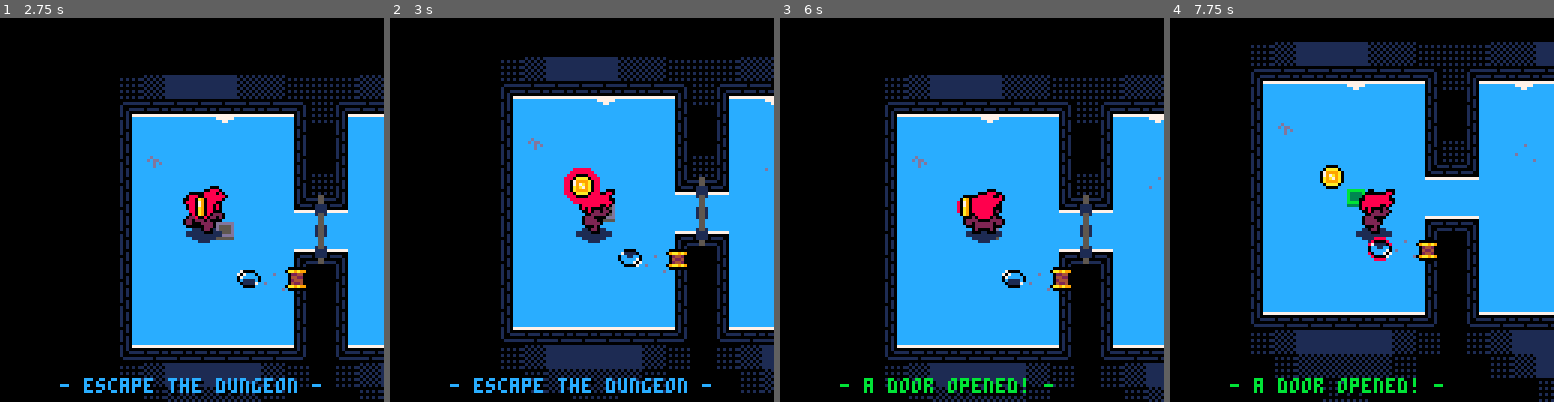
Above: before the commit, frames 1-4 (left to right).
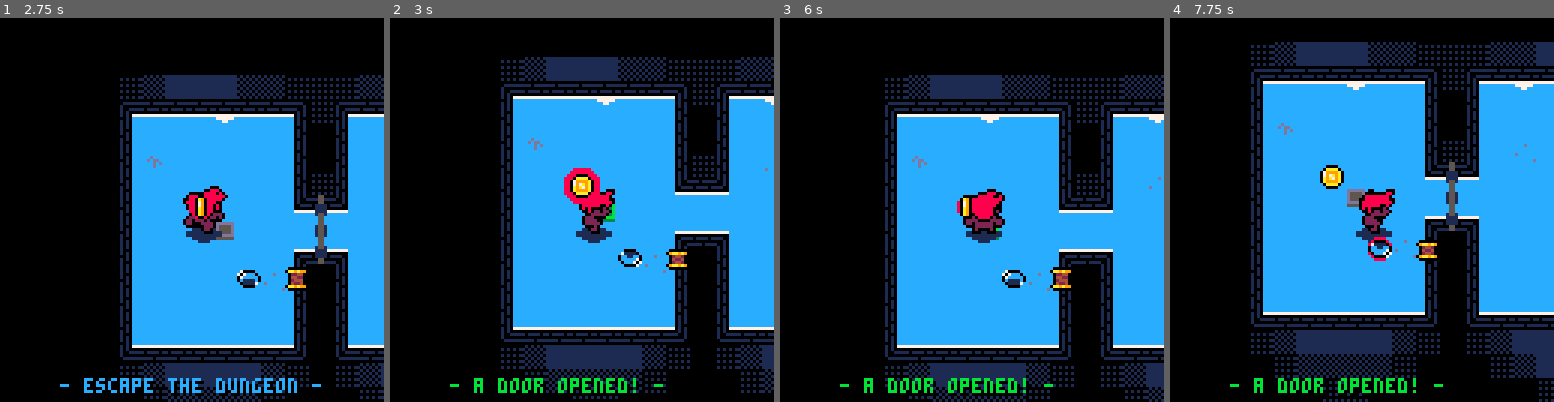
Above: after the commit, the same moments.

Repository: Kiyotoko/gamejam
Game: PICO-8 cartridge game.p8
Two runs of this game, one before a commit and one after it. Both use one fixed random seed, a clock stepped at 60 frames per second and the inputs below.
Inputs:
- Up to frame 1 (2.75 s): tap O (Z key) at 0.33, 0.7, 1.43, 2.22 s; tap X (X key) at 1.07, 2.07, 2.4, 2.73 s; hold Left 1.97-2.37 s; hold Down from 2.42 s (still down)
- Up to frame 2 (3 s): release Down at 2.82 s; hold Right from 2.87 s (still down)
- Up to frame 3 (6 s): tap X (X key) every 0.33 s from 3.07 to 5.73 s; tap O (Z key) every 0.88 s from 3.1 to 5.75 s; release Right at 3.53 s; hold Up 3.58-4.08 s; hold Right 4.13-4.53 s; hold Down 4.58-5.08 s; hold Left 5.13-5.8 s; hold Up from 5.85 s (still down)
- Up to frame 4 (7.75 s): tap X (X key) every 0.33 s from 6.07 to 7.73 s; release Up at 6.18 s; hold Left 6.23-6.63 s; tap O (Z key) at 6.63, 7.52 s; hold Down 6.68-7.08 s; hold Right from 7.13 s (still down)

Frame 1 is identical in both runs. In frame 2, 1.8% of the frame differs, in the area x 15-84%, y 41-98%; in frame 3, 0.4%; in frame 4, 0.6%.

Commit message:
FINALLY fix plates

Diff:
--- a/handlers.lua
+++ b/handlers.lua
@@ -38,13 +38,14 @@
 end
 
 function handle_movement(px, py, dx, dy)
-	if get_sprite(player.x, player.y) ~= get_sprite(px, py) then
-		uncheck_plate(player.x, player.y)
-		check_plate(px, py)
+	-- todo: fix plates
+	if player.x ~= px or player.y ~= py then
+		uncheck_plate(player.x+player.offset, player.y+player.offset)
+		check_plate(px+player.offset, py+player.offset)
 	end
 
-  -- change in velocity
-  -- depends on dx, dy
+	-- change in velocity
+	-- depends on dx, dy
 	if dx == 0 and dy == 0 and player.vel > 0 then
 		player.vel = player.vel - player.decel
 	elseif (player.vel < player.vel_max) and not (dx == 0 and dy == 0) then
@@ -73,10 +74,10 @@
 		elseif dy > 0 then animation = 0
 		end
 	end
-  if dx == 0 and dy == 0 then
-    animation = player.animation.x -- keeps the current direction
-    player.animation.y = 0 -- idle sprite of the current direction
-    player.animation.tick = 0 -- halts the animation
-  end
+	if dx == 0 and dy == 0 then
+		animation = player.animation.x -- keeps the current direction
+		player.animation.y = 0 -- idle sprite of the current direction
+		player.animation.tick = 0 -- halts the animation
+	end
 	player.animation.x = animation
 end
